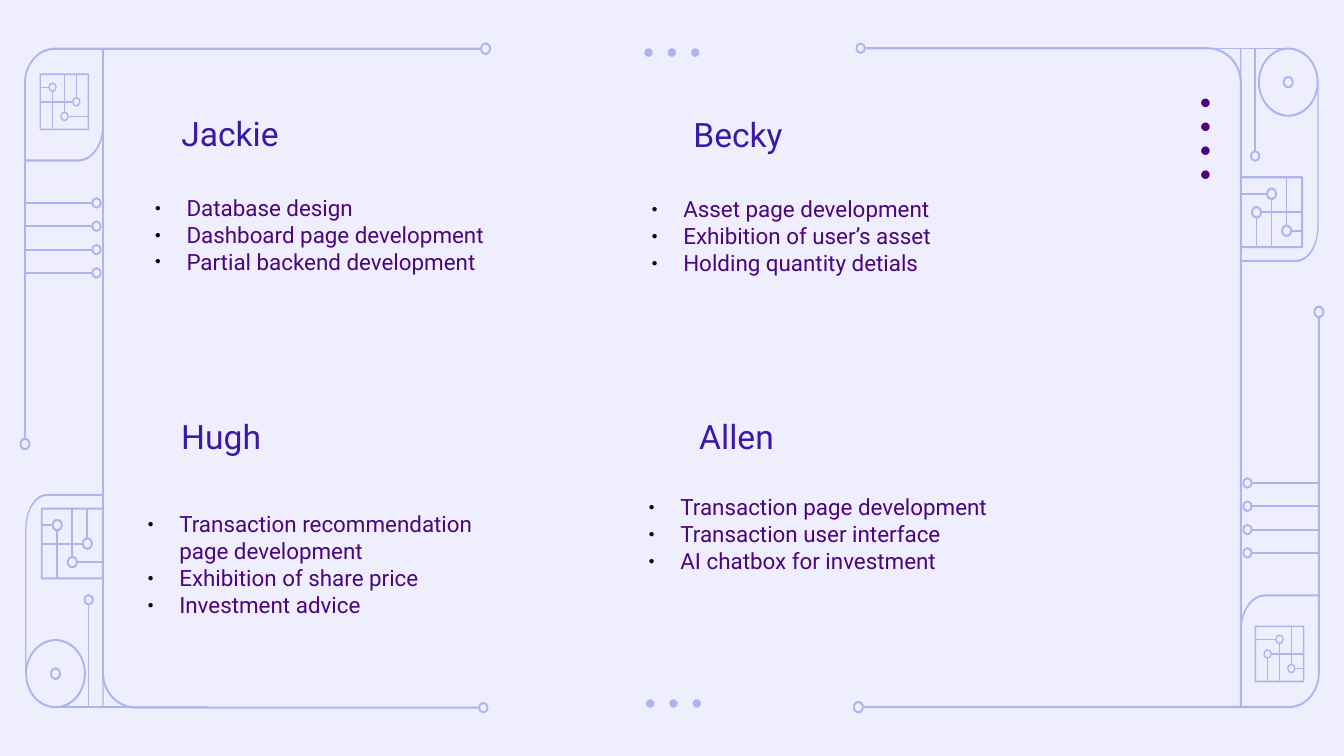
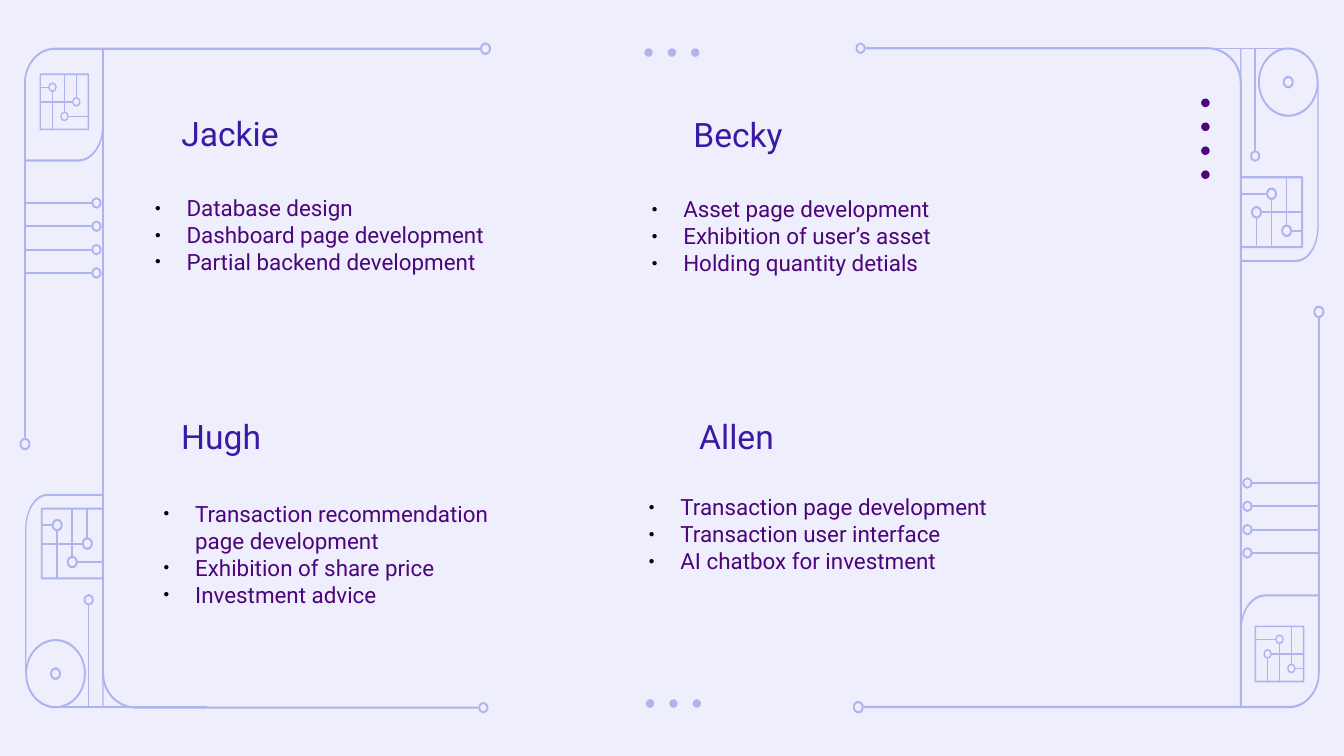
Before and after one commit to MoroboshiDann/portfolio-management-team2, a slide deck: slide 8 of Artificial Intelligence in Finance Pitch Deck by Slidesgo.odp (slide 4 before the commit). Drawn at 1344x756 pixels with LibreOffice and Linux fonts; fonts in the diff are those of the drawing. Boxes give left, top, right and bottom in pixels: in the first picture for what was removed or moved away, otherwise in the second. Text is boxed around its words. In the diff, an @@ line names an element or a change of style, - is before the commit and + after.

Commit message:
update ppt

```diff
--- a/Artificial Intelligence in Finance Pitch Deck by Slidesgo.odp
+++ b/Artificial Intelligence in Finance Pitch Deck by Slidesgo.odp
@@ text "Transaction recommendation page development": place and size @@
-text "Transaction recommendation page development" at box(179, 515, 472, 614)
+text "Transaction recommendation page development" at box(195, 505, 488, 604)
```
Also in this commit, not shown: 2 other slides changed, 1 other file.
